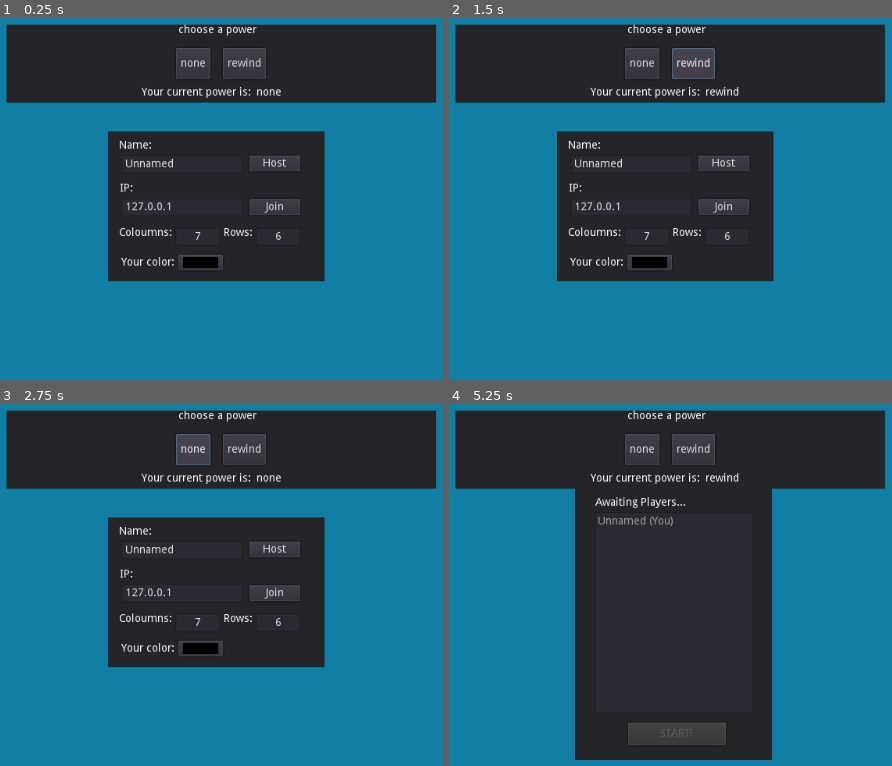
Above: before the commit, frames 1-4 (two rows, left to right).
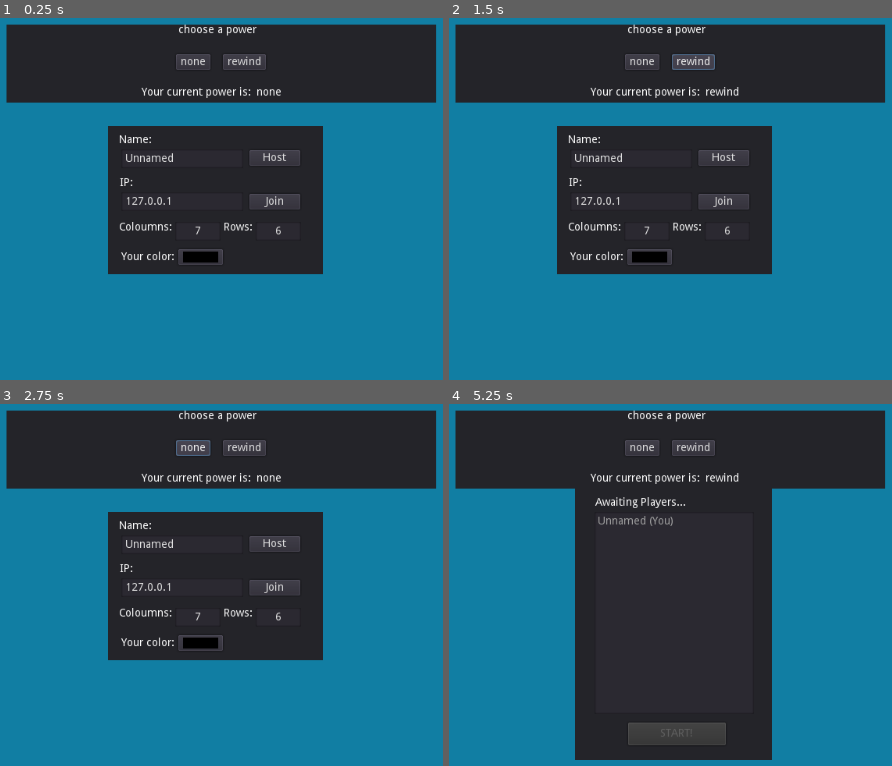
Above: after the commit, the same moments.

Repository: kybek/disconnect
Game: Godot game, scene res://src/lobby.tscn
Two runs of this game, one before a commit and one after it. Both use one fixed random seed, a clock stepped at 60 frames per second and the inputs below. The engine's default icon, where the game draws it, is replaced by a stand-in: a white triangle on a blue panel in a dark square.
Inputs:
- Up to frame 1 (0.25 s): no input
- Up to frame 2 (1.5 s): click "none" at 0.5 s; click "rewind" at 1.25 s
- Up to frame 3 (2.75 s): click "none" at 2 s
- Up to frame 4 (5.25 s): click "rewind" at 2.75 s; click "none" at 3.5 s; click "rewind" at 4.25 s; click "Host" at 5 s

The runs differ from the first frame. In frame 1, 4.7% of the frame differs, in the area x 24-74%, y 8-73%; in frame 2, 5.0%; in frame 3, 4.9%; in frame 4, 0.6%.

Commit message:
Update README.md, reposition lobby panels a little

Diff:
--- a/src/lobby.tscn
+++ b/src/lobby.tscn
@@ -46,9 +46,9 @@
 
 [node name="connect" type="Panel" parent="."]
 margin_left = 370.0
-margin_top = 157.0
-margin_right = 647.0
-margin_bottom = 349.0
+margin_top = 150.0
+margin_right = 645.0
+margin_bottom = 340.0
 size_flags_horizontal = 2
 size_flags_vertical = 2
 
@@ -185,9 +185,9 @@
 
 [node name="HBoxContainer" type="HBoxContainer" parent="power_selection"]
 margin_left = 20.0
-margin_top = 30.0
+margin_top = 38.0
 margin_right = 530.0
-margin_bottom = 70.0
+margin_bottom = 58.0
 custom_constants/separation = 16
 alignment = 1
 __meta__ = {
@@ -197,13 +197,13 @@
 [node name="none" type="Button" parent="power_selection/HBoxContainer"]
 margin_left = 197.0
 margin_right = 241.0
-margin_bottom = 40.0
+margin_bottom = 20.0
 text = "none"
 
 [node name="rewind" type="Button" parent="power_selection/HBoxContainer"]
 margin_left = 257.0
 margin_right = 312.0
-margin_bottom = 40.0
+margin_bottom = 20.0
 text = "rewind"
 
 [node name="current_power_label" type="Label" parent="power_selection"]
Not shown, changed: README.md
